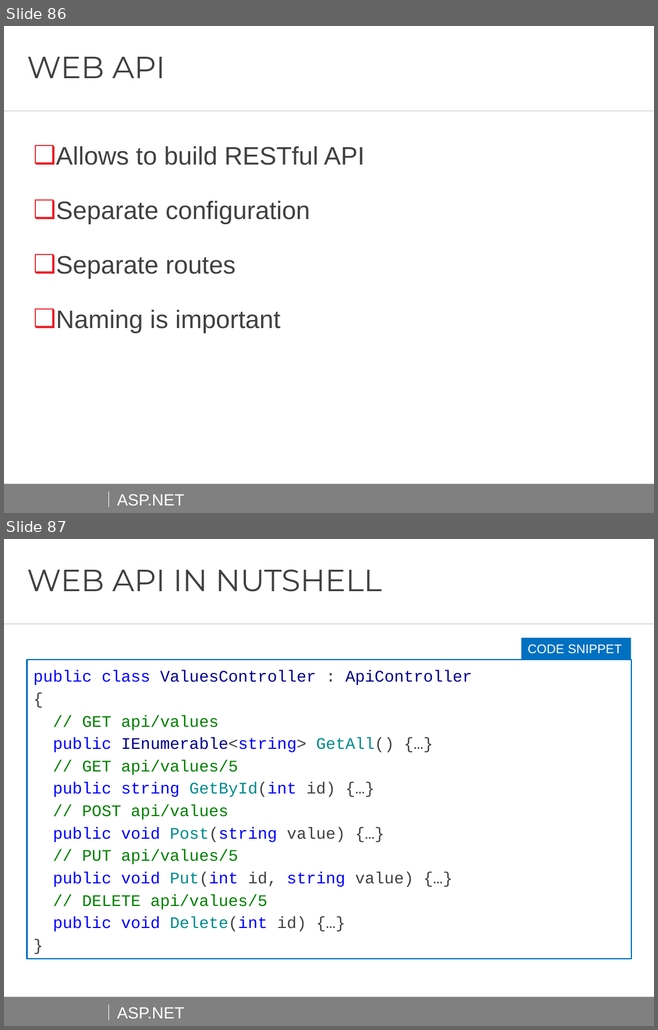
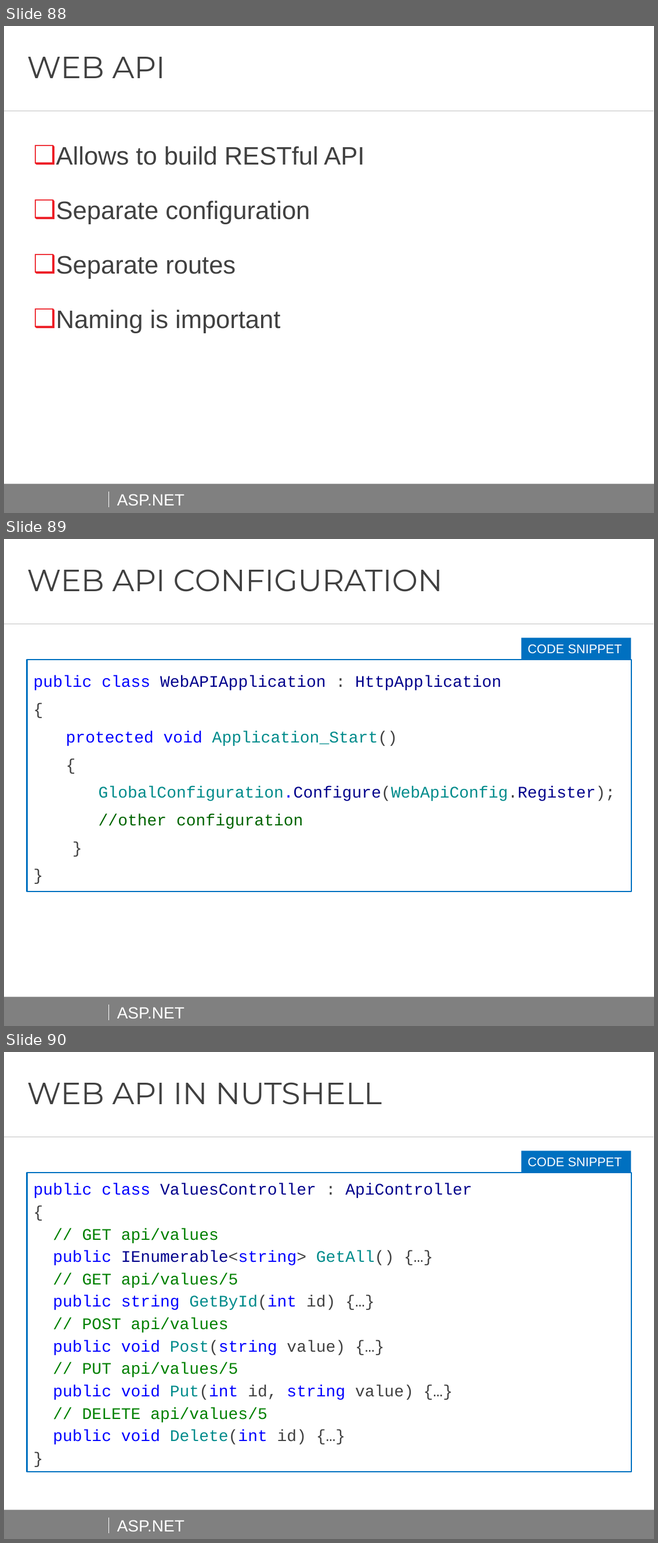
Before and after one commit to AndreiShenets/ASP.NET-Lectures, a slide deck: docs/ASP.NET - iTechArt 2018.pptx. Shown one above the other, each under a label of ours: slides 86 and 87 before the commit, slides 88, 89 and 90 after it. The pictures are 658x1030 and 658x1543 pixels, drawn with LibreOffice and Linux fonts; fonts in the diff are those of the drawing; background and template pictures are left out. Boxes give left, top, right and bottom in pixels: in the first picture for what was removed or moved away, otherwise in the second. Text is boxed around its words. In the diff, an @@ line names an element or a change of style, - is before the commit and + after.

```diff
--- a/docs/ASP.NET - iTechArt 2018.pptx
+++ b/docs/ASP.NET - iTechArt 2018.pptx
@@ slide 89 added at [4, 539, 654, 1026], background #FFFFFF; not listed: 5 template elements that a slide beside it also shows @@
@@ title added at [27, 569, 442, 592], 34 pt, text #404040 @@
+WEB API CONFIGURATION
@@ rectangle added at [521, 638, 631, 660], fill #0070C0, 14 pt, text #FFFFFF @@
+CODE SNIPPET
@@ rectangle added at [27, 660, 631, 892], fill #FFFFFF, outline #0070C0 1.5 pt, 18 pt, text #00008B @@
+public class WebAPIApplication : HttpApplication
+{
+protected void Application_Start()
+{
+GlobalConfiguration.Configure(WebApiConfig.Register);
+//other configuration
+}
+}
@@ what was slide 86 is now slide 88 @@
@@ what was slide 87 is now slide 90 @@
```
Also in this commit, not shown: 7 slides changed, 2 other slides added, 2 other files.
